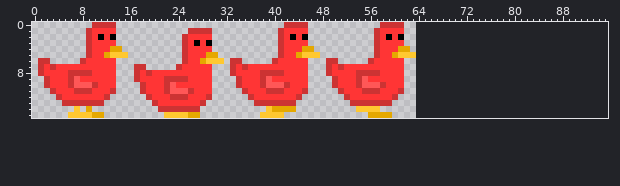
File history of a sprite sheet, assets/sprites/player.png. This is how it looked before the edit.
The file is 64x16 pixels. The old version is drawn lined up with the new one, on the new canvas.
The same view after the edit:
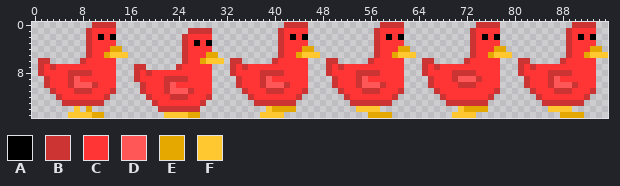
Palette (. is transparent): A #000000  B #cc3333  C #ff3535  D #ff5757  E #e5a800  F #ffc830
From old to new:
{"change": "canvas 64x16 -> 96x16"}
{"y":0,"x":74,"old":"....","new":"BBBB"}
{"y":0,"x":90,"old":"....","new":"BBBB"}
{"y":1,"x":73,"old":".....","new":"BCCCC"}
{"y":1,"x":89,"old":".....","new":"BCCCC"}
{"y":2,"x":73,"old":".....","new":"BCACA"}
{"y":2,"x":89,"old":".....","new":"BCACA"}
{"y":3,"x":73,"old":".....","new":"BCCCC"}
{"y":3,"x":89,"old":".....","new":"BCCCC"}
{"y":4,"x":73,"old":"......","new":"BCCCEE"}
{"y":4,"x":89,"old":"......","new":"BCCCEE"}
{"y":5,"x":73,"old":".......","new":"BCCEFFF"}
{"y":5,"x":89,"old":".......","new":"BCCEFFF"}
{"y":6,"x":65,"old":"..","new":"BB"}
{"y":6,"x":72,"old":"......","new":"BCCCCC"}
{"y":6,"x":81,"old":"..","new":"BB"}
{"y":6,"x":88,"old":"......","new":"BCCCCC"}
{"y":7,"x":65,"old":".............","new":"BCBCCCCCCCCCC"}
{"y":7,"x":81,"old":".............","new":"BCBCCCCCCCCCC"}
{"y":8,"x":65,"old":".............","new":"BCCCCBBBBCCCC"}
{"y":8,"x":81,"old":".............","new":"BCCCCBBBBCCCC"}
{"y":9,"x":66,"old":"............","new":"BCCCBDDDBCCC"}
{"y":9,"x":82,"old":"............","new":"BCCCBDCCCCCC"}
{"y":10,"x":66,"old":"............","new":"BCCCCBBBCCCC"}
{"y":10,"x":82,"old":"............","new":"BCCCBDDDBCCC"}
{"y":11,"x":67,"old":"...........","new":"BCCCCCCCCCB"}
{"y":11,"x":83,"old":"...........","new":"BCCCBBBCCCB"}
{"y":12,"x":68,"old":".........","new":"BCCCCCCCB"}
{"y":12,"x":84,"old":".........","new":"BCCCCCCCB"}
{"y":13,"x":69,"old":".......","new":"BBBBBBB"}
{"y":13,"x":85,"old":".......","new":"BBBBBBB"}
{"y":14,"x":71,"old":".....","new":"FEEEE"}
{"y":14,"x":86,"old":"....","new":"FFFF"}
{"y":15,"x":70,"old":"....","new":"FFFF"}
{"y":15,"x":88,"old":"....","new":"EEEE"}
{"label":"added","picture_box":[422,22,608,118]}
